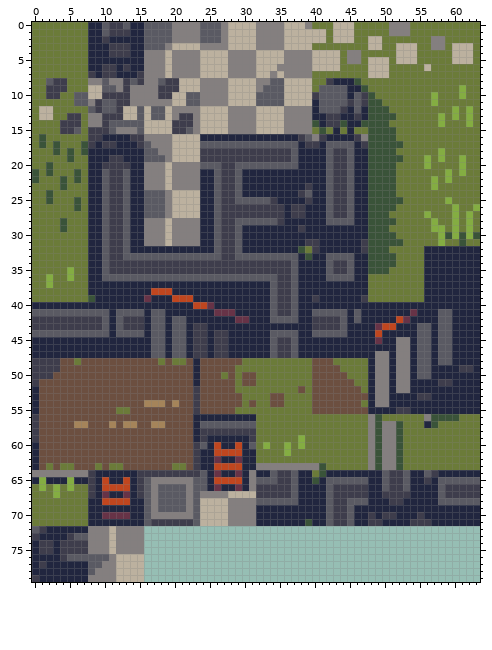
Two states of a sprite sheet, assets/tiles/tiles.png. The first picture shows the starting point.
The file is 64x80 pixels.
After:
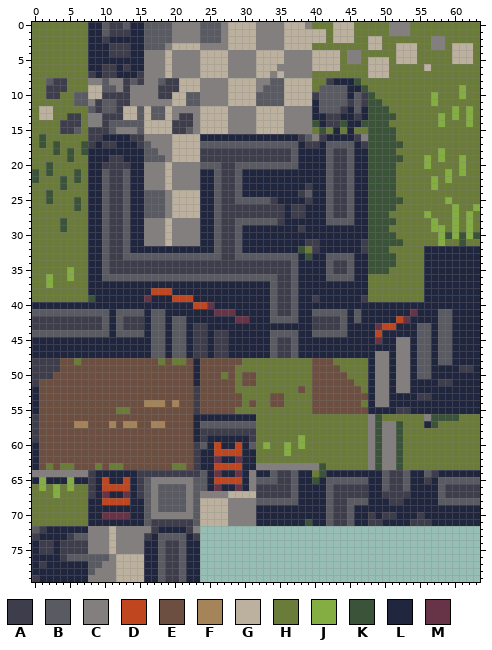
Palette (. is transparent): A #3e3d4c  B #5a5a63  C #847f7f  D #c0461f  E #6c4f40  F #a5845a  G #bcb19f  H #6b7b39  J #84ad42  K #3a5339  L #21263f  M #673347
Changes in this commit:
Colour A now appears in row 72 at x 17 and 22; in row 73 at x 16 and 23; in rows 74 to 79 at x 19 to 20.
Colour B now appears in row 73 at x 18 to 21; in rows 74 to 79 at x 18 and 21.
Colour C now appears in row 72 at x 16 and 23.
Colour L now appears in row 72 at x 18 to 21; in row 73 at x 17 and 22; in rows 74 to 79 at x 16 to 17 and 22 to 23.
Where, in picture pixels (left, top, right, bottom), the same in both pictures:
added: (144, 526, 200, 582)
